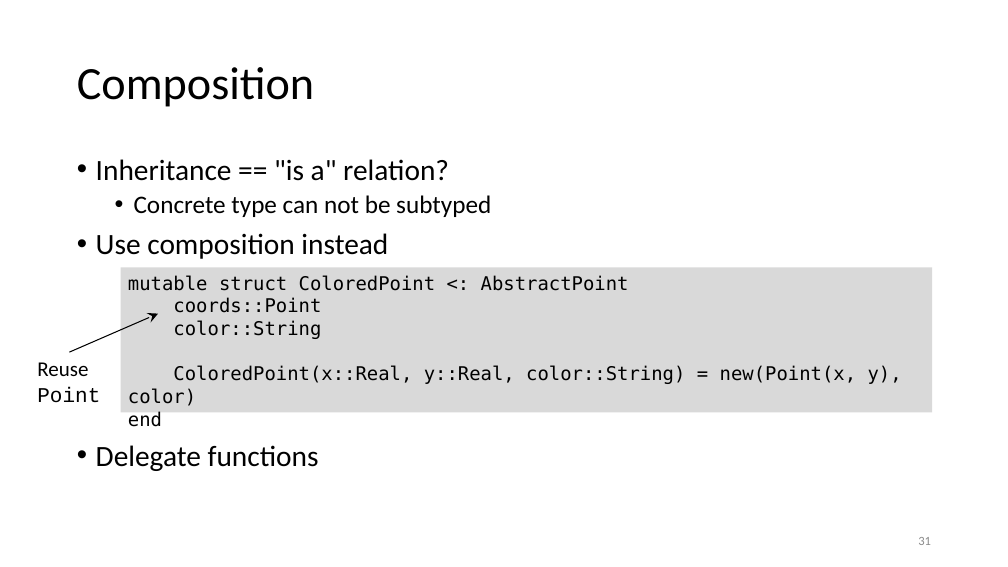
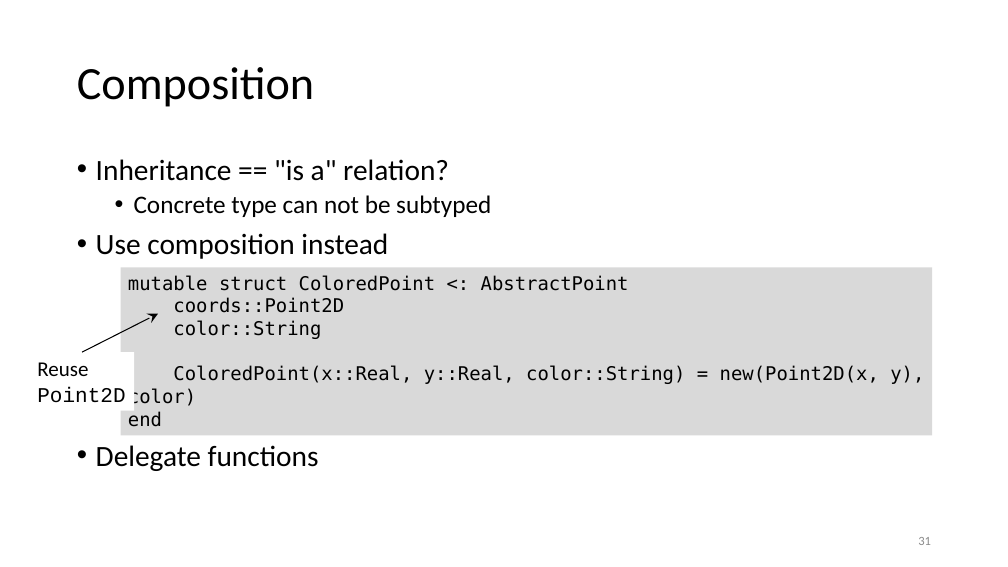
Before and after one commit to gjbex/Julia_good_bad_ugly, a slide deck: slide 31 of julia_good_back_ugly.pptx. Drawn at 1008x567 pixels with LibreOffice and Linux fonts; fonts in the diff are those of the drawing. Boxes give left, top, right and bottom in pixels: in the first picture for what was removed or moved away, otherwise in the second. Text is boxed around its words. In the diff, an @@ line names an element or a change of style, - is before the commit and + after.

Commit message:
Fix typos

```diff
--- a/julia_good_back_ugly.pptx
+++ b/julia_good_back_ugly.pptx
@@ rectangle "mutable struct ColoredPoint <: AbstractPoint": place and size @@
-rectangle "mutable struct ColoredPoint <: AbstractPoint" at box(120, 268, 932, 413)
+rectangle "mutable struct ColoredPoint <: AbstractPoint" at box(120, 268, 932, 436)
@@ text in rectangle at box(173, 297, 344, 313): text changed @@
-coords::Point
+coords::Point2D
@@ arrow moved from (70, 352) - (158, 314) to (82, 352) - (158, 314) @@
@@ text at box(37, 362, 125, 403): text changed; font Calibri to Courier New @@
-Reuse
-Point
+Reuse
+Point2D
@@ text in rectangle at box(128, 365, 924, 406): text changed @@
-ColoredPoint(x::Real, y::Real, color::String) = new(Point(x, y), color)
+ColoredPoint(x::Real, y::Real, color::String) = new(Point2D(x, y), color)
```
Also in this commit, not shown: 3 other slides changed.
